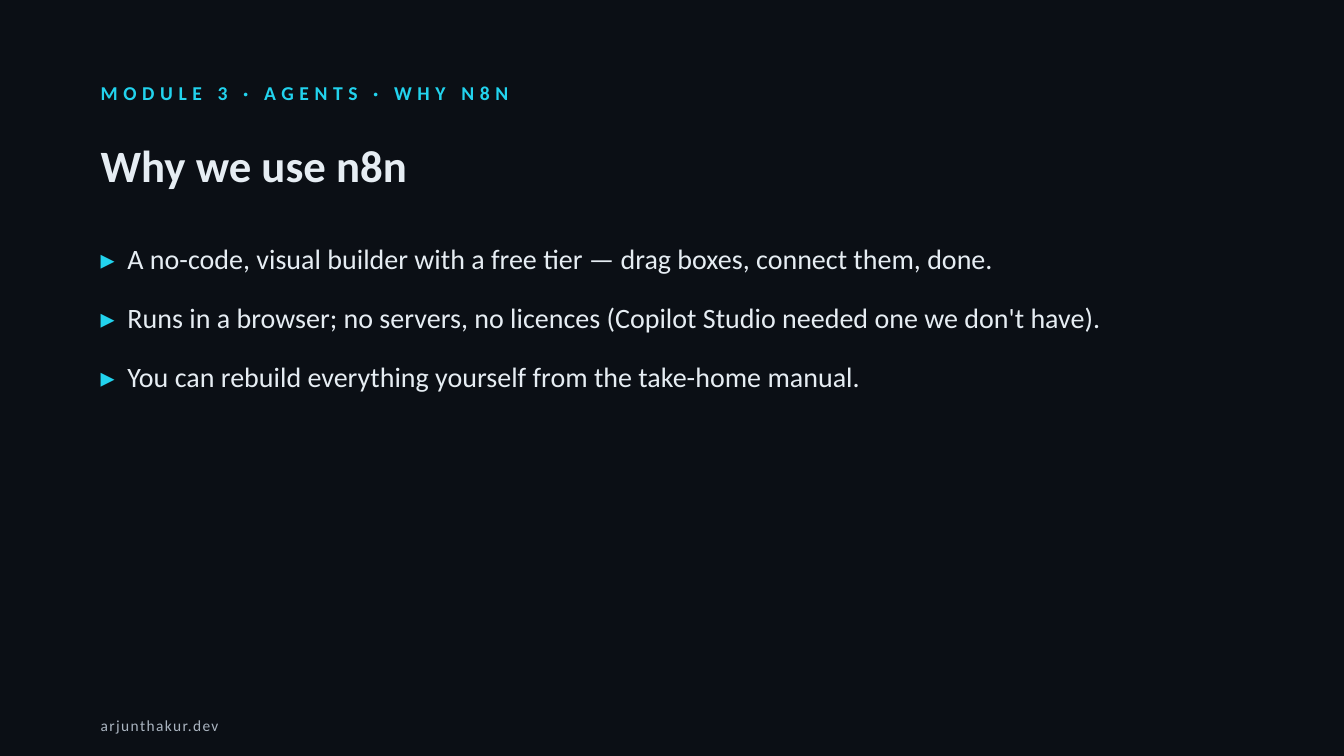
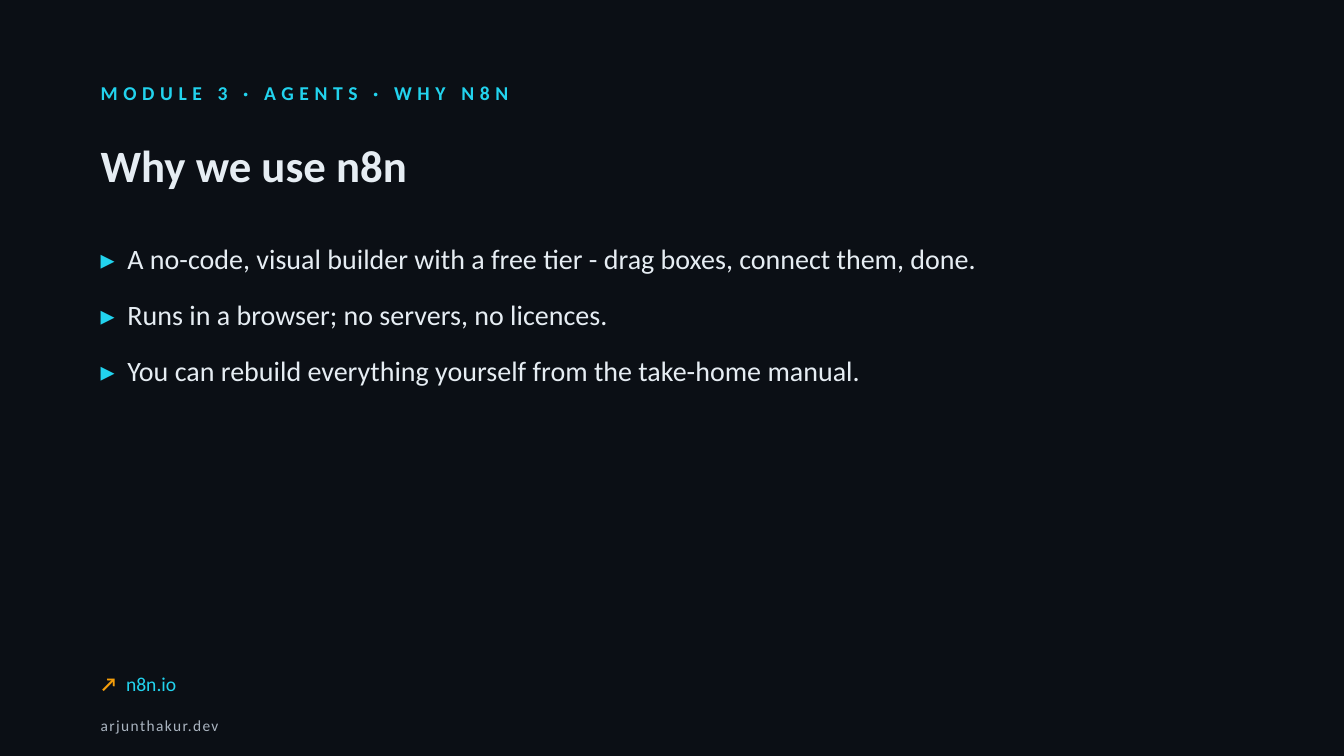
Before and after one commit to thakurarjun247/lgelectronics, a slide deck: slide 22 of LG-AI-Training-4hr.pptx (slide 21 before the commit). Drawn at 1344x756 pixels with LibreOffice and Linux fonts; fonts in the diff are those of the drawing. Boxes give left, top, right and bottom in pixels: in the first picture for what was removed or moved away, otherwise in the second. Text is boxed around its words. In the diff, an @@ line names an element or a change of style, - is before the commit and + after.

```diff
--- a/LG-AI-Training-4hr.pptx
+++ b/LG-AI-Training-4hr.pptx
@@ text at [127,249,975,329]: text changed @@
-▸ A no-code, visual builder with a free tier — drag boxes, connect them, done.
-▸ Runs in a browser; no servers, no licences (Copilot Studio needed one we don't have).
+▸ A no-code, visual builder with a free tier - drag boxes, connect them, done.
+▸ Runs in a browser; no servers, no licences.
@@ text added at [126,677,176,691], 14 pt, text #22D3EE @@
+↗ n8n.io
```
Also in this commit, not shown: 25 other slides changed, 2 slides added, 1 slide removed, 2 other files.
